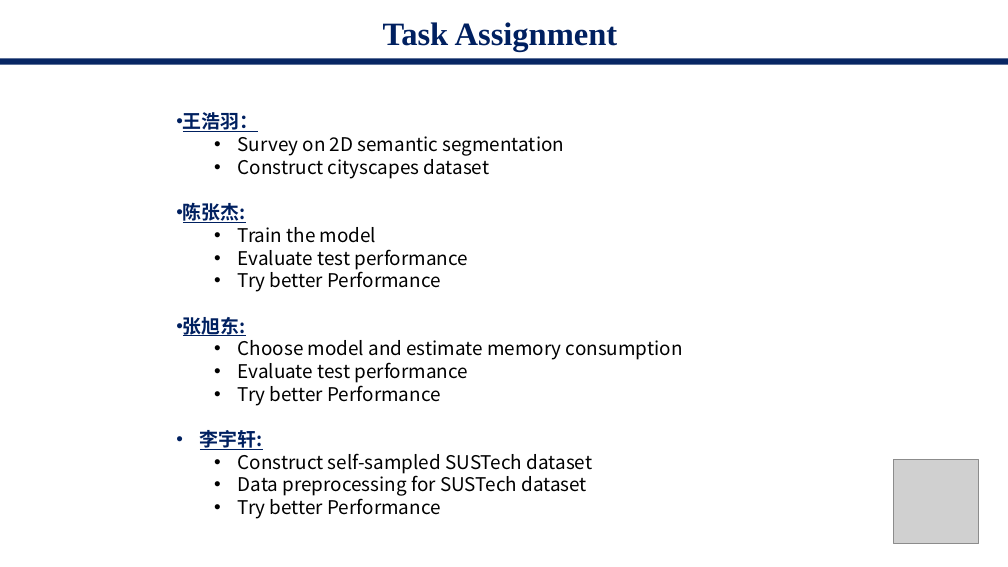
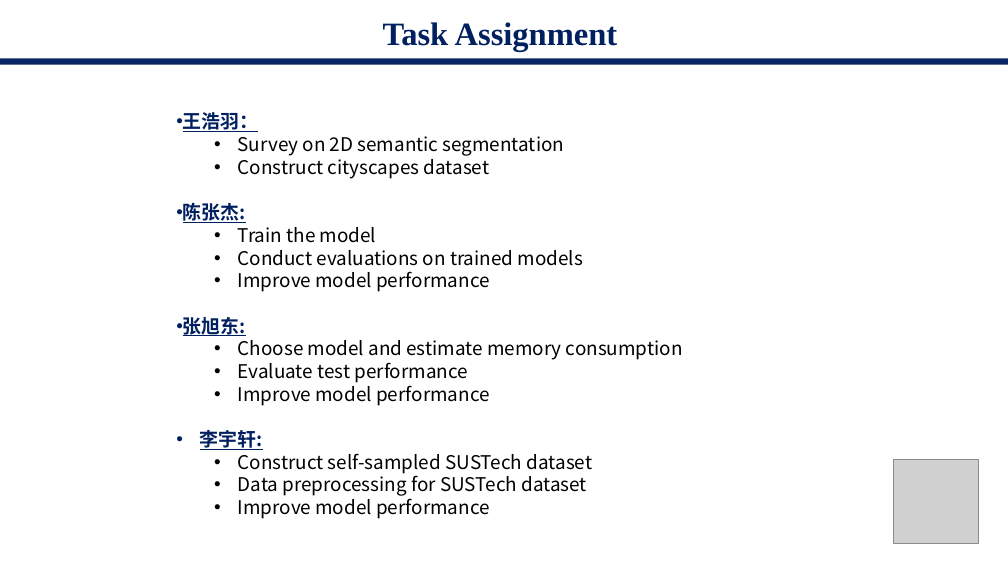
Before and after one commit to starga2er777/CS405_Project_SUSTech, a slide deck: slide 17 of proposal.pptx (slide 15 before the commit). Drawn at 1008x567 pixels with LibreOffice and Linux fonts; fonts in the diff are those of the drawing; grey boxes stand for pictures. Boxes give left, top, right and bottom in pixels: in the first picture for what was removed or moved away, otherwise in the second. Text is boxed around its words. In the diff, an @@ line names an element or a change of style, - is before the commit and + after.

Commit message:
[update] ppt

```diff
--- a/proposal.pptx
+++ b/proposal.pptx
@@ text at bbox=[238, 250, 583, 292]: text changed @@
-  • Evaluate test performance
-  • Try better Performance
+  • Conduct evaluations on trained models
+  • Improve model performance
@@ text at bbox=[238, 381, 490, 406]: text changed @@
-  • Try better Performance
+  • Improve model performance
@@ text at bbox=[238, 495, 490, 519]: text changed @@
-  • Try better Performance
+  • Improve model performance
```
Also in this commit, not shown: 4 other slides changed, 3 slides added, 1 slide removed.
